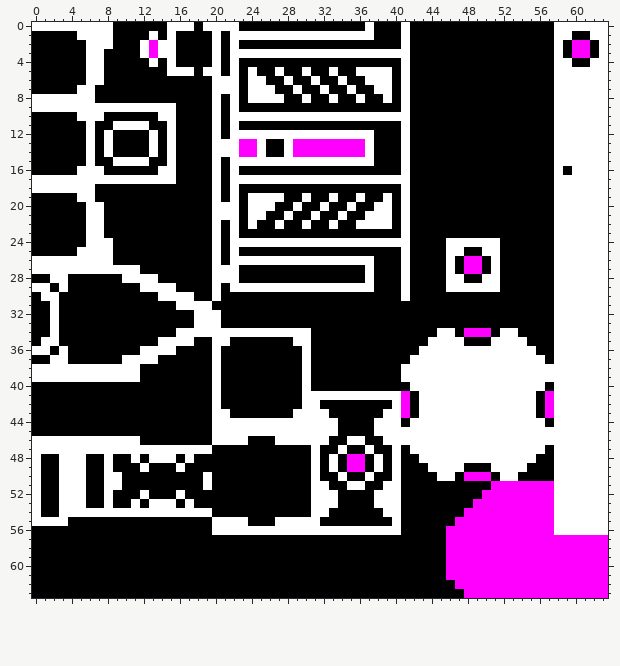
Pixel-art sprite: Assets/02.Texture/Towers/RocketLauncher.png. Above: the version before the commit.
The file is 64x64 pixels.
Now the later version:
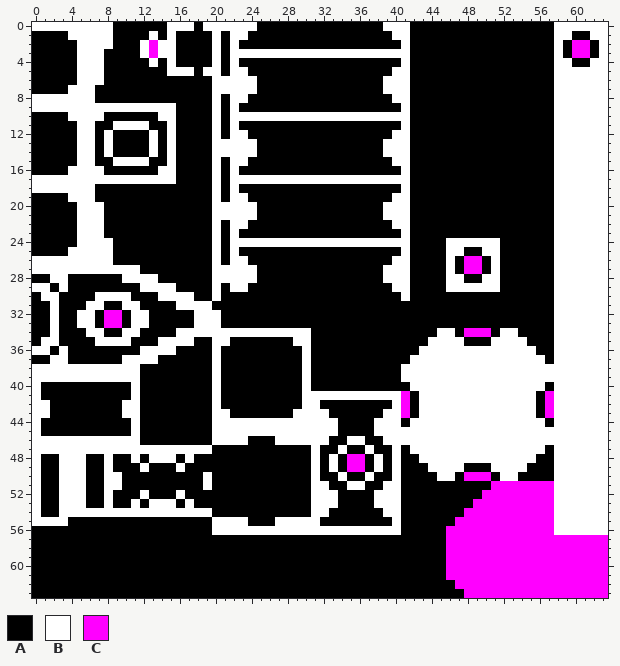
Palette (. is transparent): A #000000  B #ffffff  C #ff00ff
Edits made:
Changed rows in their new state; - is an unchanged pixel.
first column x 4:
 0 -------------------BB------------A-BB-------------------
 1 B-------------------AAAAAAAAAAAAAA--B-------------------
 2 -B------------------------------------------------------
 3 -B------------------------------------------------------
 4 -B------------------------------------------------------
 5 -B-----------------BA--A--A--A--AAAAB-------------------
 6 -B-----------------B-A--A--A--A--AA-B-------------------
 7 B------------------B-AA--A--A--A--A-B-------------------
 8 -------------------BAAAA--A--A--A--AB-------------------
10 B-------------------------------------------------------
11 -B------------------------------------------------------
12 -B------------------AAAAAAAAAAAAAA--B-------------------
13 -B-----------------BBA--AAAAAAAAAA-BB-------------------
14 -B-----------------BBA--AAAAAAAAAA-BB-------------------
15 -B------------------AAAAAAAAAAAAAA--B-------------------
16 B------------------------------------------------------B
19 B------------------BAAAA--A--A--A--AB-------------------
20 -B-----------------B-AA--A--A--A--A-B-------------------
21 -B-----------------B-A--A--A--A--AA-B-------------------
22 -B-----------------BA--A--A--A--AAAAB-------------------
23 -B------------------------------------------------------
24 -B------------------------------------------------------
25 B-------------------------------------------------------
26 --------------------AAAAAAAAAAAAAA--B-------------------
27 -------------------BB------------A-BB-------------------
28 -------------------BB------------A-BB-------------------
29 --------------------AAAAAAAAAAAAAA--B-------------------
30 ---BBBB-------------------------------------------------
31 --BB--BB------------------------------------------------
32 -BB-CC-BB-----------------------------------------------
33 -BB-CC-BB-----------------------------------------------
34 --BB--BB------------------------------------------------
35 ---BBBB-------------------------------------------------
first column x 0:
40 B----------B
41 B----------B
42 BB--------BB
43 BB--------BB
44 B----------B
45 B----------B
Changed places in both pictures, as pixel boxes (x1, y1, x2, y2):
changed: (239, 22, 401, 103)
changed: (68, 31, 86, 256)
changed: (239, 130, 401, 292)
changed: (563, 166, 572, 175)
changed: (77, 292, 149, 346)
changed: (32, 382, 50, 436)
changed: (122, 382, 140, 436)
